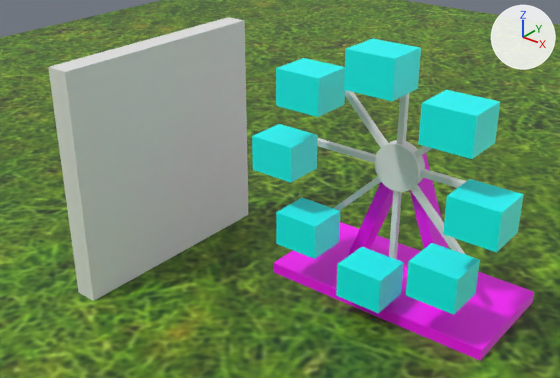
The Blender file Blender/testObject.blend as it was, and as the next commit left it.
Rendered twice from a 50 mm camera at (27.6, -51.1, 37.1) aimed at (-6.3, -8.7, 10.8). Every picture has the same lights, and +X, +Y and +Z are marked at upper right.

Names of what the first picture shows: 'Cube', 'Plane', 'bottom carriage', 'bottom left carriage', 'bottom right carriage', 'bottom stand', 'circle', 'left carriage', 'right carriage', 'top carriage', 'top left carriage', 'top right carriage'.
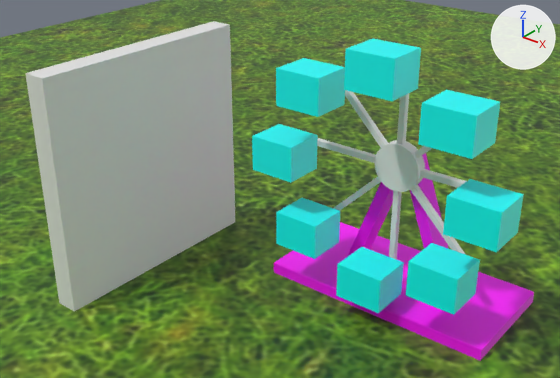
Pixel boxes [x1, y1, x2, y2] of what changed, in the pictures (560 x 378 px):
'Cube', moved
    before: [48, 17, 248, 301]
    after: [25, 21, 235, 311]

Edits to the bpy script that builds the scene:
```text
Change ob_cube:
    ob_cube.location: (-20.0, -8.0, 10.0) -> (-20.0, -10.0, 10.0)
```
